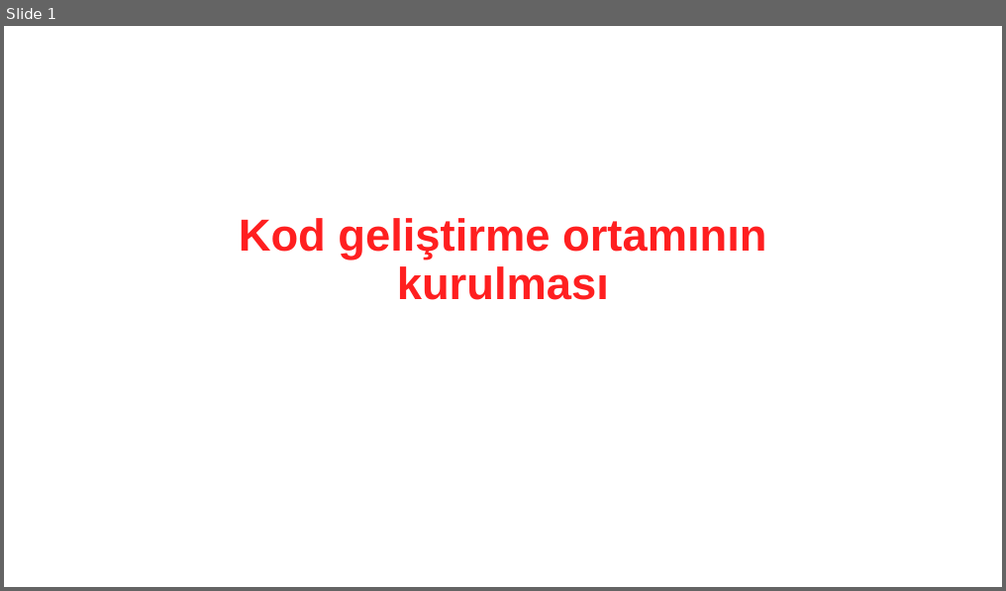
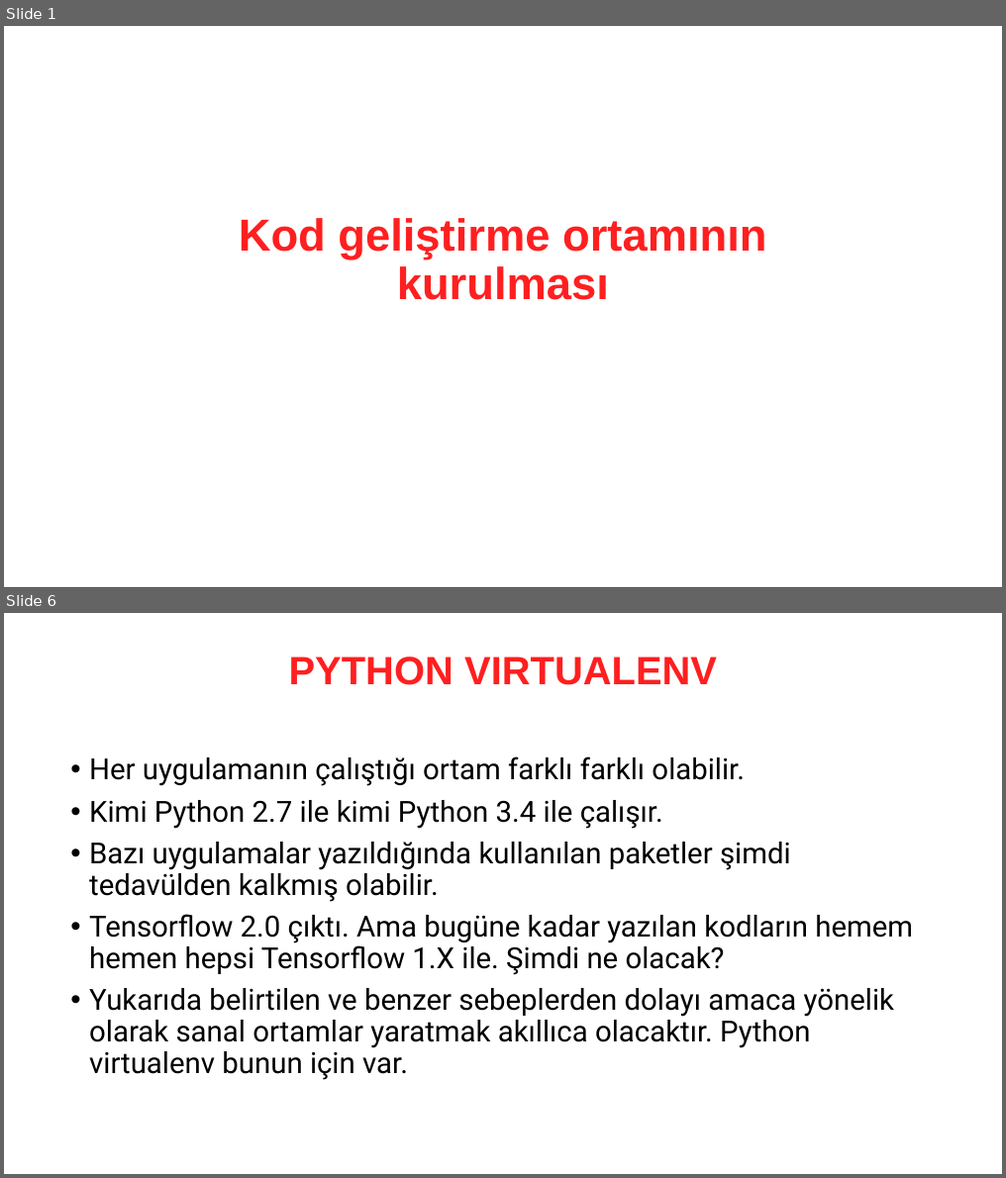
Before and after one commit to MustafaErenSonkaya/machine-learning-with-python-101, a slide deck: presentations/07. Kod geliştirme ortamının kurulması.pptx. Shown one above the other, each under a label of ours: slide 1 before the commit, slides 1 and 6 after it; the slides between them are not shown. The pictures are 1006x591 and 1006x1178 pixels, drawn with LibreOffice and Linux fonts; fonts in the diff are those of the drawing. Boxes give left, top, right and bottom in pixels: in the first picture for what was removed or moved away, otherwise in the second. Text is boxed around its words. In the diff, an @@ line names an element or a change of style, - is before the commit and + after.

Commit message:
sunum düzenleme ve kodların aktarılması

```diff
--- a/presentations/07. Kod geliştirme ortamının kurulması.pptx
+++ b/presentations/07. Kod geliştirme ortamının kurulması.pptx
@@ slide 6 added at (4, 613, 1002, 1174), background #FFFFFF @@
@@ title added at (289, 657, 717, 685), 38 pt, text #FF1F20, bold @@
+PYTHON VIRTUALENV
@@ text added at (89, 757, 913, 1080), 28 pt, text #000000 @@
+• Her uygulamanın çalıştığı ortam farklı farklı olabilir.
+• Kimi Python 2.7 ile kimi Python 3.4 ile çalışır.
+• Bazı uygulamalar yazıldığında kullanılan paketler şimdi tedavülden kalkmış olabilir.
+• Tensorflow 2.0 çıktı. Ama bugüne kadar yazılan kodların hemem hemen hepsi Tensorflow 1.X ile. Şimdi ne olacak?
+• Yukarıda belirtilen ve benzer sebeplerden dolayı amaca yönelik olarak sanal ortamlar yaratmak akıllıca olacaktır. Python virtualenv bunun için var.
```
Also in this commit, not shown: 1 slide changed, 9 other slides added, 52 other files.
